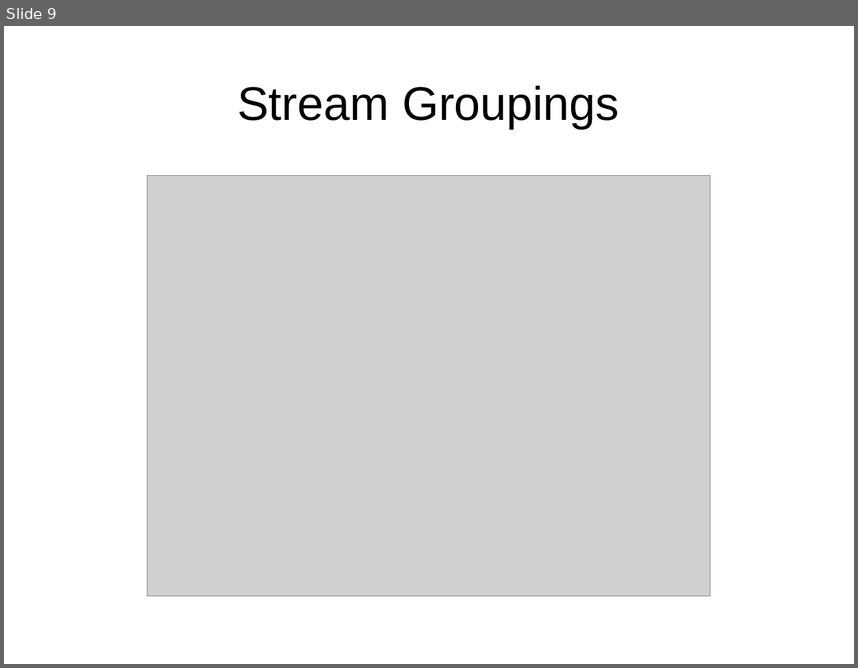
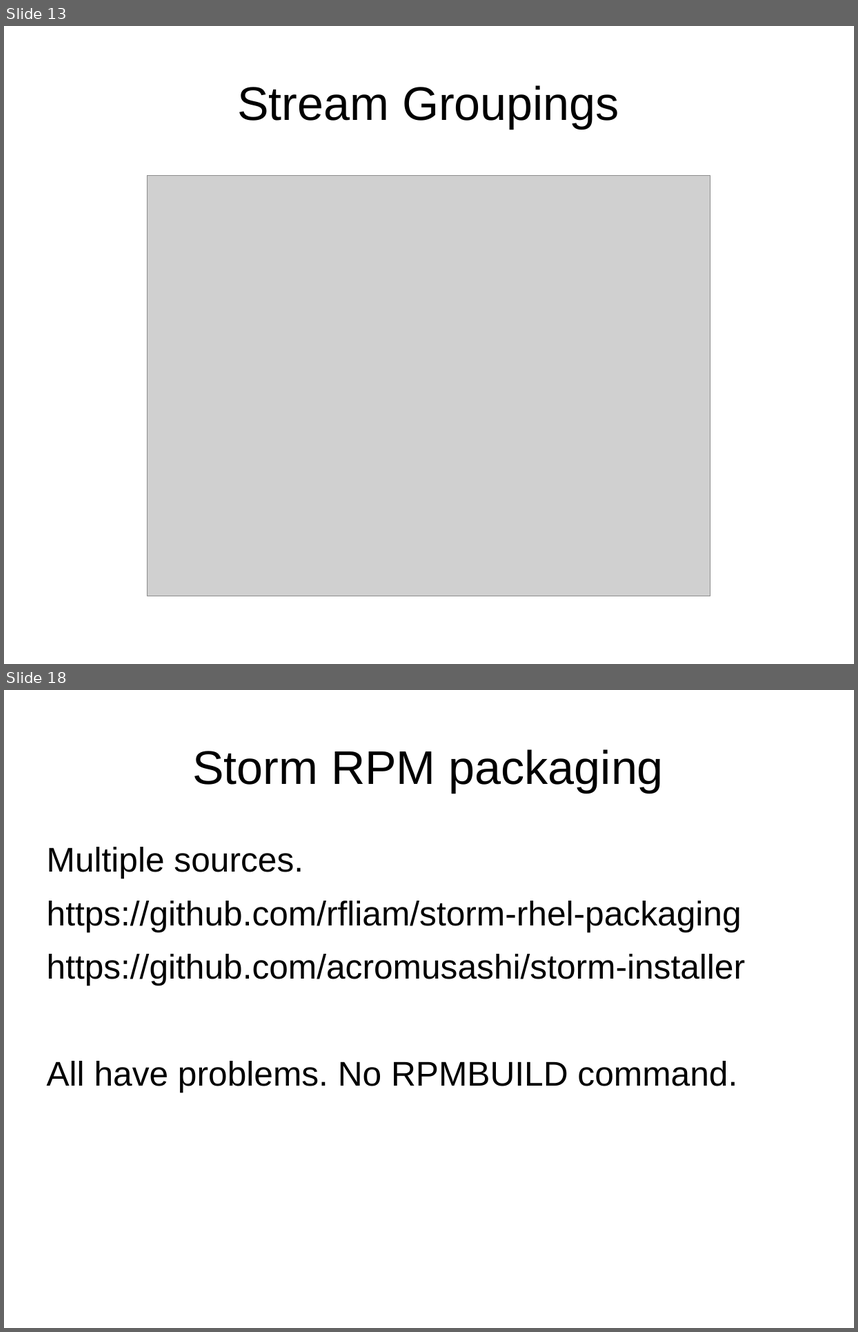
Before and after one commit to dougc333/storm, a slide deck: Storm.ppt. Shown one above the other, each under a label of ours: slide 9 before the commit, slides 13 and 18 after it; the slides between them are not shown. The pictures are 858x668 and 858x1332 pixels, drawn with LibreOffice and Linux fonts; fonts in the diff are those of the drawing; grey boxes stand for pictures. Boxes give left, top, right and bottom in pixels: in the first picture for what was removed or moved away, otherwise in the second. Text is boxed around its words. In the diff, an @@ line names an element or a change of style, - is before the commit and + after.

```diff
--- a/Storm.ppt
+++ b/Storm.ppt
@@ slide 18 added at (4,690,854,1328), background #FFFFFF @@
@@ title added at (192,749,664,792), 44 pt, text #000000 @@
+Storm RPM packaging
@@ text added at (47,847,746,1092), 32 pt, text #000000 @@
+Multiple sources.
+https://github.com/rfliam/storm-rhel-packaging
+https://github.com/acromusashi/storm-installer
+All have problems. No RPMBUILD command.
@@ what was slide 9 is now slide 13 @@
```
Also in this commit, not shown: 7 slides changed, 7 other slides added, 1 slide removed, 10 other files.
